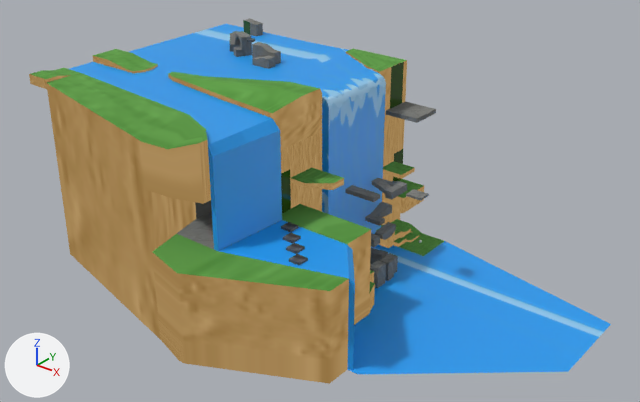
What one commit did to the glTF model assets/models/levels/waterfall/waterfall.glb.
The view is the same before and after, from a 50 mm camera at (411.0, -587.0, 409.0) aimed at (-10.0, -61.0, 82.0). The lights are fixed; the arrows at lower left show +X, +Y and +Z. The older version comes first. Where no turn or scale is listed for an object, it has been applied to the vertices. Vertices at exactly the same position are counted once.

The first picture shows 'Cube.002-col', 'Cube.014-col.001', 'Cube.032-col', 'Cube.034-col', 'Cube.036-col', 'Cube.038-col', 'Cube.039-col', 'Cube.041-col', 'Cube.042-col', 'Plane.001-col', 'Plane.002-col', 'Plane.003-col', 'Plane.004', 'Plane.004-col.001', 'Plane.004-col.002' and 31 more.
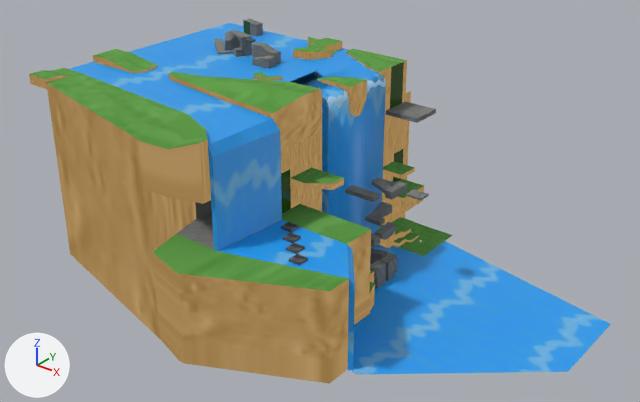
Patch to the scene script:
```diff
--- a/assets/models/levels/waterfall/waterfall.glb.py
+++ b/assets/models/levels/waterfall/waterfall.glb.py
@@ mat_waterfall @@
 mat_waterfall = principled_material('Waterfall')
-mat_waterfall.texture = img_water
+mat_waterfall.texture = img_water_png
@@ me_cube_003 @@
-me_cube_003.from_pydata(...)  # 8 vertices, 12 faces; spans x -12.0..18.0, y -5.9..2.1, z 0.0..6.0
+me_cube_003.from_pydata(...)  # 8 vertices, 12 faces; spans x -12.0..18.0, y -5.9..8.1, z 0.0..6.0
+# me_cube_003 part 1: the whole mesh is scaled about its middle by (1, 1.75, 1), then moved by (0.0, 3.0, 0.0)
 me_cube_003.materials.append(mat_cliff_temp)
@@ me_cube_063 @@
-me_cube_063.from_pydata(...)  # 68 vertices, 142 faces; spans x -19.0..19.0, y -28.8..3.5, z -1.1..16.9
+me_cube_063.from_pydata(...)  # 66 vertices, 136 faces; spans x -25.0..19.0, y -28.8..3.5, z -1.1..16.9
+# me_cube_063 part 2
+# 2 vertices are removed from x 3.1..6.0, y -23.3..-18.0, z 5.4..5.6
+# 19 faces are deleted
+# 35 vertices in x -19.0..3.0, y -19.5..3.5, z -1.1..16.9 move by (-6.0, 0.0, 0.0)
+# 7 vertices in x 0.0..8.0, y -17.5..-6.5, z 5.9..16.9 move by (-4.0, 0.0, 0.0)
+# 4 vertices in x -9.0..-1.0, y -19.5..-12.5, z 5.9 move by (-6.0, 0.0, 3.0)
+# 13 new faces join them
 me_cube_063.materials.append(mat_rock_temp)
@@ me_plane_001 @@
-me_plane_001.from_pydata(...)  # 4 vertices, 2 faces; spans x -36.0..20.0, y 24.0..62.0, z 0.0
-me_plane_001.vertices[2].co = (-36.0, 62.0, 0.0)
-me_plane_001.vertices[3].co = (20.0, 62.0, 0.0)  # pixel (444, 241)
+me_plane_001.from_pydata(...)  # 4 vertices, 2 faces; spans x -36.0..20.0, y 24.0..77.0, z 0.0
+# me_plane_001 part 3
+me_plane_001.vertices[2].co = (-36.0, 77.0, 0.0)  # pixel (405, 219)
+me_plane_001.vertices[3].co = (20.0, 77.0, 0.0)  # pixel (452, 235)
 me_plane_001.materials.append(mat_grass_temp)
@@ me_plane_003 @@
-me_plane_003.from_pydata(...)  # 4 vertices, 2 faces; spans x 0.0, y 123.8..167.8, z -0.5..135.5
-me_plane_003.vertices[2].co = (0.0, 167.8, 135.5)  # pixel (405, 93)
-me_plane_003.vertices[3].co = (0.0, 167.8, -0.5)
+me_plane_003.from_pydata(...)  # 4 vertices, 2 faces; spans x 0.0, y 123.8..176.8, z -0.5..135.5
+# me_plane_003 part 4
+me_plane_003.vertices[2].co = (0.0, 176.8, 135.5)  # pixel (411, 90)
+me_plane_003.vertices[3].co = (0.0, 176.8, -0.5)  # pixel (405, 219)
 me_plane_003.materials.append(mat_cliff_temp)
@@ me_plane_004 @@
-me_plane_004.from_pydata(...)  # 47 vertices, 54 faces; spans x -229.0..237.0, y -132.0..126.0, z -136.0..30.0
-me_plane_004.vertices[6].co = (-123.0, 122.0, 30.0)  # pixel (302, 40)
-me_plane_004.vertices[8].co = (-229.0, 122.0, 30.0)  # pixel (225, 23)
-me_plane_004.vertices[33].co = (-80.0, 124.0, 30.0)  # pixel (337, 47)
-me_plane_004.materials.append(mat_water_temp)  # picture img_water
+me_plane_004.from_pydata(...)  # 47 vertices, 54 faces; spans x -229.0..237.0, y -132.0..127.0, z -136.0..30.0
+# me_plane_004 part 5
+me_plane_004.vertices[6].co = (-123.0, 126.0, 30.0)  # pixel (305, 39)
+me_plane_004.vertices[8].co = (-229.0, 127.0, 30.0)  # pixel (229, 22)
+me_plane_004.vertices[33].co = (-80.0, 126.0, 30.0)
+# me_plane_004 part 6: texture (UV) coordinates of 54 of 54 faces, centred in x -193.0..177.0, y -132.0..122.0, z -136.0..30.0, changed; they spanned u 0.0..1.0, v 0.0..1.0 and now span u -1.56..2.27, v -2.47..3.72
+me_plane_004.materials.append(mat_waterfall)  # picture img_water_png
@@ me_plane_006 @@
 me_plane_006.from_pydata(...)  # 57 vertices, 87 faces; spans x -62.0..7.0, y -17.0..114.0, z -135.0..31.0
+# me_plane_006 part 7: 23 of the faces centred in x -51.0..7.0, y -14.0..55.0, z -123.0..31.0 are now shaded smooth
+# me_plane_006 part 8: 2 of the faces centred in x -52.0..-30.0, y 29.0..30.0, z 31.0 are now shaded smooth
+# me_plane_006 part 9: 2 of the faces centred in x -45.0..-24.0, y 62.0..68.0, z 31.0 are now shaded smooth
 me_plane_006.materials.append(mat_waterfall)
@@ me_plane_009 @@
 me_plane_009.from_pydata(...)  # 10 vertices, 8 faces; spans x -0.3..6.7, y 0.3..82.3, z 17.8..30.6
+# me_plane_009 part 10: all faces are now shaded smooth (2 of 8 changed)
 me_plane_009.materials.append(mat_splash_001)
@@ ob_cube_038_col_002 @@
+ob_cube_038_col_002 = bpy.data.objects.new('Cube.038-col.002', me_cube_012)  # 30 vertices, 46 faces; spans x -20.1..6.3, y 5.7..22.2, z -1.5..30.5; in mat_grass_temp (picture img_grass)
+ob_cube_038_col_002.location = (-86.5, -46.8, 137.7)
@@ ob_cube_042_col_001 @@
+ob_cube_042_col_001 = bpy.data.objects.new('Cube.042-col.001', me_cube_011)  # 44 vertices, 84 faces; spans x -11.4..36.4, y -9.9..14.0, z -2.1..34.9; in mat_grass_temp (picture img_grass)
+ob_cube_042_col_001.location = (-45.1, -5.3, 138.1)
@@ ob_cube_038_col_001 @@
+ob_cube_038_col_001 = bpy.data.objects.new('Cube.038-col.001', me_cube_010)  # 52 vertices, 90 faces; spans x -55.2..-1.1, y -61.2..-6.4, z -1.5..35.5; in mat_grass_temp (picture img_grass)
+ob_cube_038_col_001.location = (-86.2, 90.8, 137.7)
@@ ob_cube_col_002 @@
+ob_cube_col_002 = bpy.data.objects.new('Cube-col.002', me_cube_005)  # 36 vertices, 68 faces; spans x -42.9..13.7, y -32.4..13.4, z -1.3..6.5; in mat_rock_temp (picture img_rock)
+ob_cube_col_002.location = (-161.0, 26.0, 166.0)
```

Boxes (x1, y1, x2, y2) around the edits, measured in the pictures (640 x 402 px; the box of a moved part takes in the faces that stretch with it):
'Plane.004', surface changed, recoloured
    both: (109, 24, 606, 374)
'Plane.004-col.001', surface changed, shading changed
    both: (277, 53, 386, 234)
'Plane.003-col', reshaped (20% wider)
    before: (382, 93, 406, 225)
    after: (382, 91, 411, 225)
'Cube.042-col.001', added
    after: (317, 77, 367, 117)
'Cube.038-col.001', added
    after: (293, 37, 342, 60)
'Plane.001-col', reshaped
    before: (399, 233, 444, 256)
    after: (399, 223, 453, 256)
'Cube.014-col.001', reshaped (22% wider)
    before: (230, 31, 252, 57)
    after: (225, 30, 252, 57)
'Cube.002-col', moved, rescaled (14% wider, 12% taller)
    before: (393, 219, 421, 235)
    after: (393, 217, 425, 235)
'Cube-col.002', added
    after: (215, 38, 274, 54)
'Cube.038-col.002', added
    after: (254, 72, 283, 81)
part 2 of me_cube_063, moved or reshaped
    before: (230, 31, 250, 52)
    after: (225, 30, 250, 51)
part 5 of me_plane_004, moved or reshaped
    before: (129, 24, 348, 81)
    after: (129, 23, 349, 81)
part 6 of me_plane_004, surface changed
    both: (109, 24, 606, 374)
part 7 of me_plane_006, shading changed
    both: (326, 89, 386, 234)
part 8 of me_plane_006, shading changed
    both: (277, 54, 344, 88)
part 9 of me_plane_006, shading changed
    both: (297, 53, 352, 88)
part 10 of me_plane_009, shading changed
    both: (328, 80, 371, 99)
